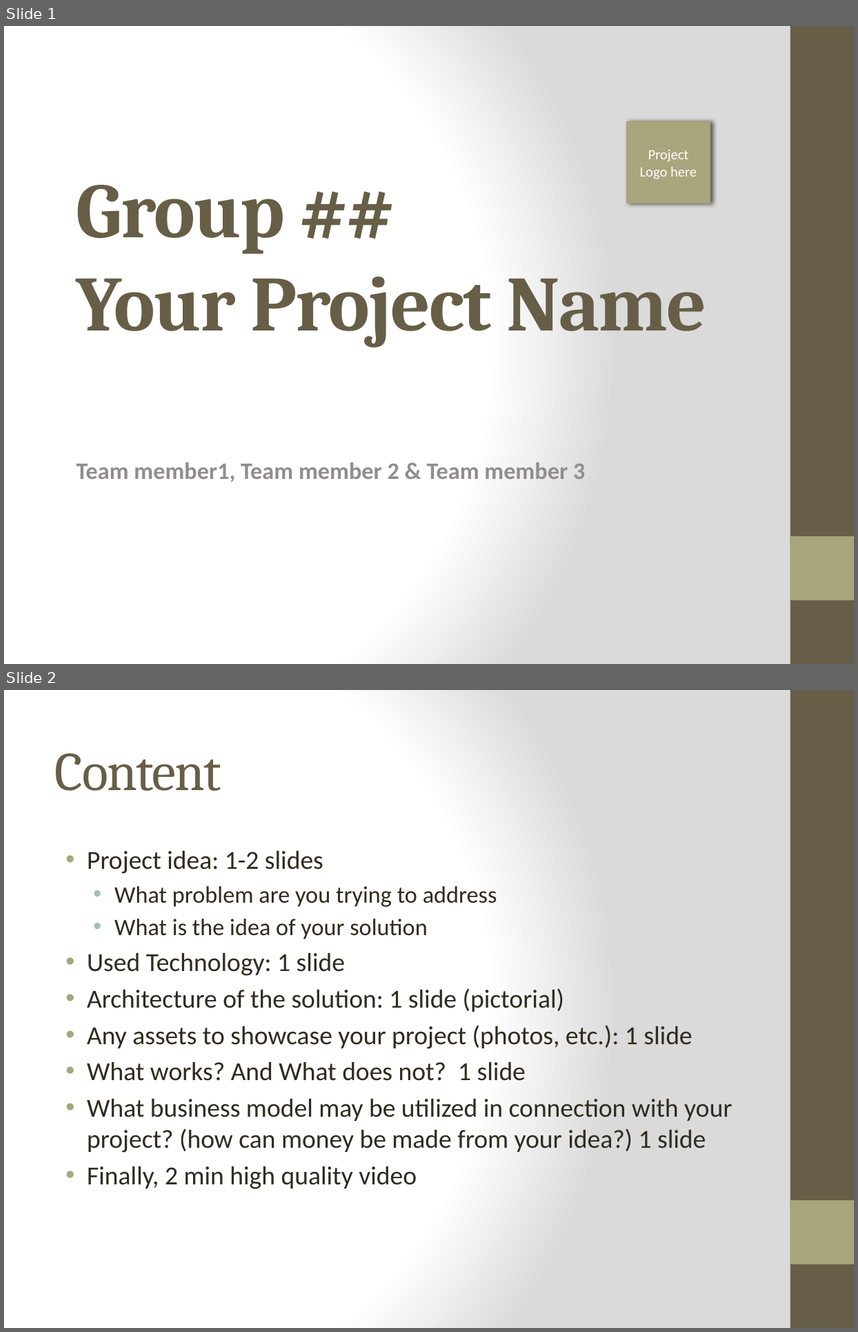
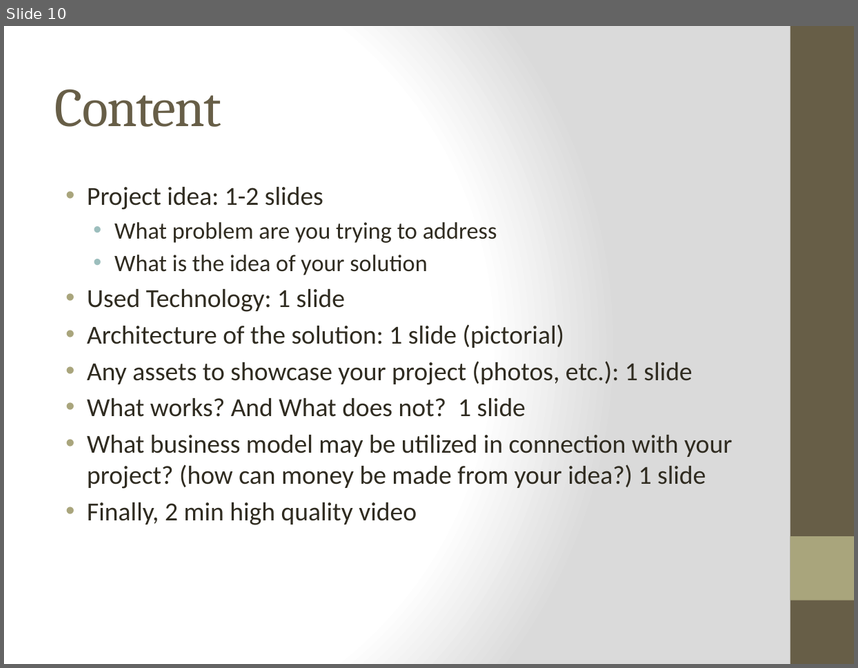
Before and after one commit to IoThingers/TermProject, a slide deck: FinalPresentation.pptx. Shown one above the other, each under a label of ours: slides 1 and 2 before the commit, slide 10 after it. The pictures are 858x1332 and 858x668 pixels, drawn with LibreOffice and Linux fonts; fonts in the diff are those of the drawing; background and template pictures are left out. Boxes give left, top, right and bottom in pixels: in the first picture for what was removed or moved away, otherwise in the second. Text is boxed around its words. In the diff, an @@ line names an element or a change of style, - is before the commit and + after.

```diff
--- a/FinalPresentation.pptx
+++ b/FinalPresentation.pptx
@@ slide 1 removed at (x1=4, y1=26, x2=854, y2=664), background gradient #FFFFFF to #DADADA; not listed: 2 template elements that a slide beside it also shows @@
@@ rectangle removed at (x1=627, y1=122, x2=711, y2=203) @@
-Project Logo here
@@ title removed at (x1=76, y1=185, x2=706, y2=348) @@
-Group ##
-Your Project Name
@@ subtitle removed at (x1=76, y1=462, x2=585, y2=481) @@
-Team member1, Team member 2 & Team member 3
@@ what was slide 2 is now slide 10 @@
```
Also in this commit, not shown: 9 slides added.
